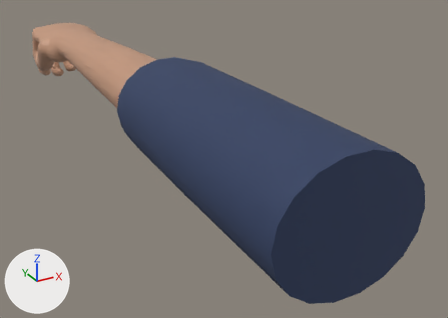
The glTF model models/tay/tay_nam.glb: old version first, new version second.
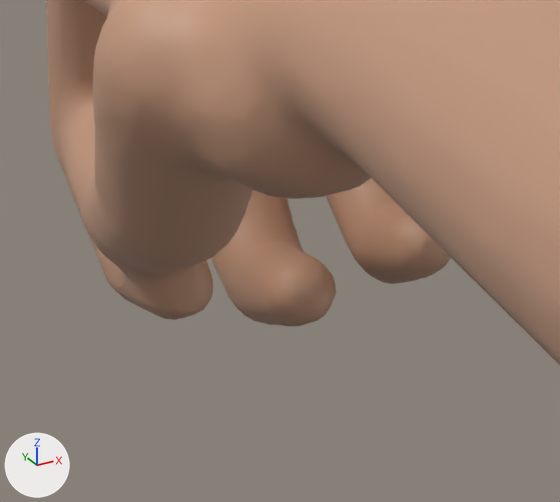
Each version is shown whole from a 50 mm camera at (-0.222, -0.805, 0.19) aimed at (0.065, -0.283, -0.071), then close up on the part from 6% to 20% of the width and 13% to 30% of the height. The axes (+X, +Y, +Z) are drawn at lower left. The lights are the same throughout. The first two pictures are the older version. Vertices at exactly the same position are counted once.

Objects in the first close-up: 'tay_nam'.
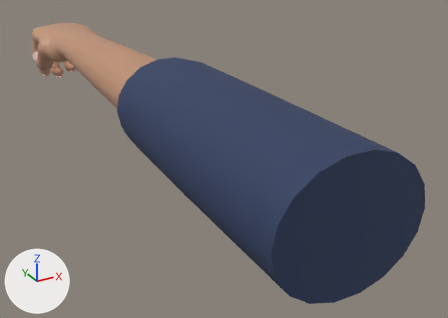
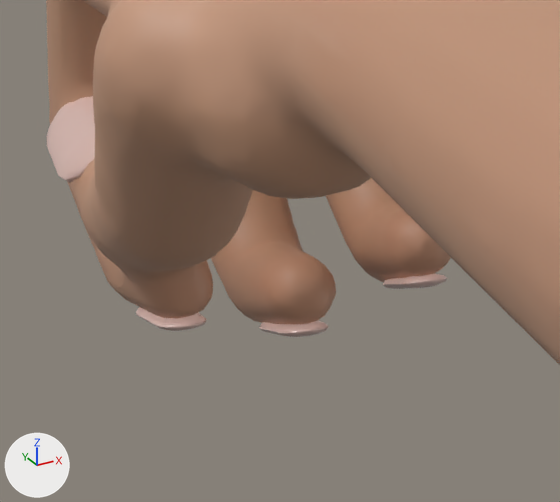
Changed parts and their boxes (x1, y1, x2, y2) in the close-ups (560 x 502 px):
'tay_nam', reshaped: (46, 0, 560, 365) in both
part 1 of me_tay_nam, added (beige): after (136, 307, 206, 331)
part 2 of me_tay_nam, added (beige): after (259, 321, 328, 337)
part 3 of me_tay_nam, added (beige): after (382, 274, 447, 289)
part 4 of me_tay_nam, added (beige): after (47, 96, 95, 182)

The change, as a list of edits to the scene's bpy script:
```text
Change mat_da:
    where n0 = _N.new('ShaderNodeBsdfPrincipled'); n0.name = 'Principled BSDF'
    remove n0.inputs[0].default_value = (0.55, 0.31, 0.2, 1.0)  # 'Base Color', brown #c4977c
    add n2 = _N.new('ShaderNodeMix'); n2.name = 'Mix'
    add n2.data_type = 'RGBA'
    add n2.blend_type = 'MULTIPLY'
    add n2.inputs[0].default_value = 1.0  # 'Factor'
    add n2.inputs[7].default_value = (0.55, 0.31, 0.2, 1.0)  # 'B', brown #c4977c
    add n3 = _N.new('ShaderNodeVertexColor'); n3.name = 'Color Attribute'
    add _L.new(n2.outputs[2], n0.inputs[0])  # 'Result' to 'Base Color'
    add _L.new(n3.outputs[0], n2.inputs[6])  # 'Color' to 'A'
Add mat_mong:
    mat_mong = bpy.data.materials.new('Mong')
    # nodes: BsdfPrincipled, Mix, OutputMaterial, VertexColor
    # colours: beige #ddbcb3, mixed with the vertex colours
Change me_tay_nam:
    used by ob_tay_nam; location = (0.0, 0.0, 0.0)
    remove me_tay_nam.from_pydata(...)  # 4473 vertices, 8942 faces; spans x -0.058..0.058, y -0.56..0.13, z -0.067..0.053
    add me_tay_nam.from_pydata(...)  # 4953 vertices, 9882 faces; spans x -0.058..0.058, y -0.56..0.13, z -0.067..0.053
    me_tay_nam part 1: a new loose piece of 96 vertices spanning x -0.031..-0.023, y 0.077..0.095, z -0.061..-0.058, in mat_mong
    me_tay_nam part 2: a new loose piece of 96 vertices spanning x -0.012..-0.004, y 0.077..0.095, z -0.067..-0.062, in mat_mong
    me_tay_nam part 3: a new loose piece of 96 vertices spanning x 0.007..0.015, y 0.073..0.09, z -0.061..-0.056, in mat_mong
    me_tay_nam part 4: a new loose piece of 96 vertices spanning x -0.04..-0.031, y 0.086..0.109, z -0.038..-0.028, in mat_mong
    other edits to the shape of me_tay_nam do not show in these pictures
    add me_tay_nam.materials.append(mat_mong)
```
